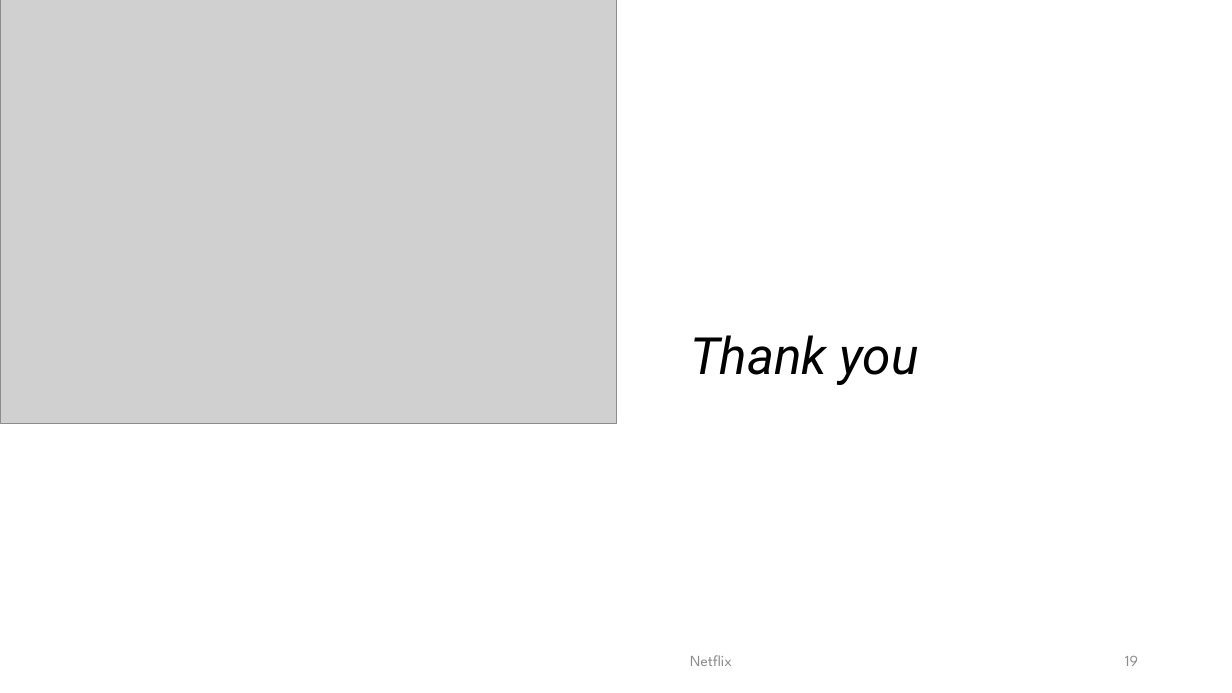
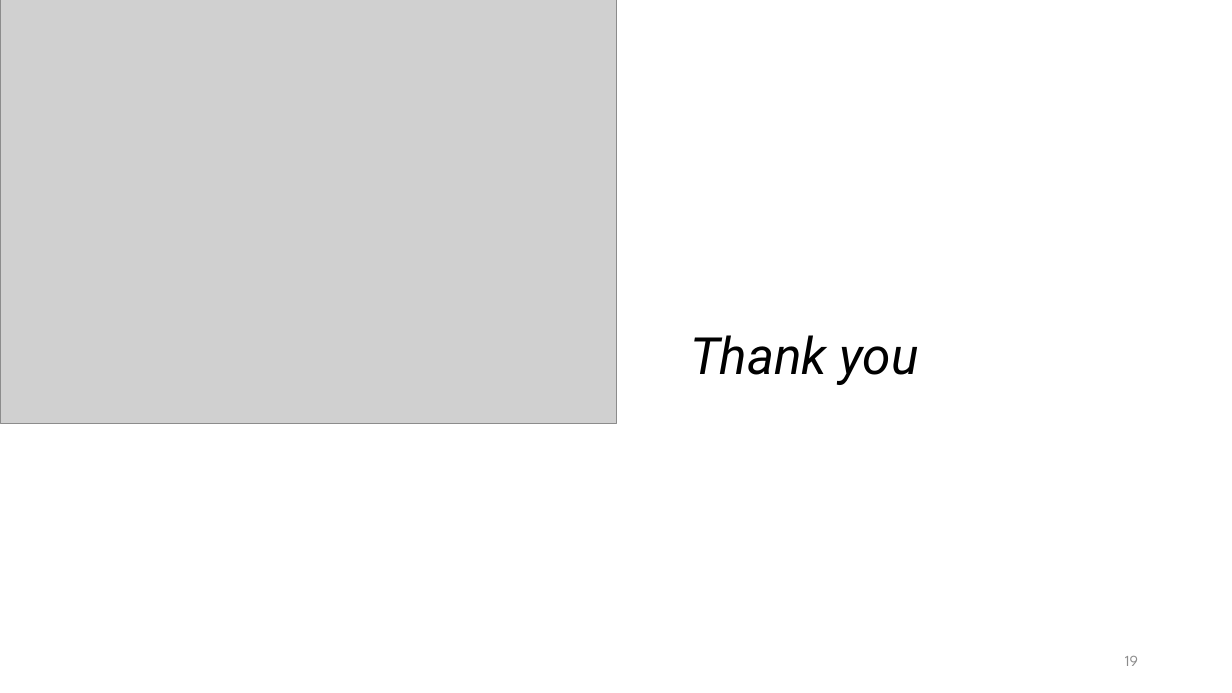
Before and after one commit to Kevinle76/NetFlix, a slide deck: slide 19 of Project_1.pptx. Drawn at 1232x693 pixels with LibreOffice and Linux fonts; fonts in the diff are those of the drawing; grey boxes stand for pictures. Boxes give left, top, right and bottom in pixels: in the first picture for what was removed or moved away, otherwise in the second. Text is boxed around its words. In the diff, an @@ line names an element or a change of style, - is before the commit and + after.

```diff
--- a/Project_1.pptx
+++ b/Project_1.pptx
@@ text removed at (690,655,732,666) @@
-Netflix
```
Also in this commit, not shown: 9 other slides changed, 1 slide added, 1 slide removed, 1 other file.
